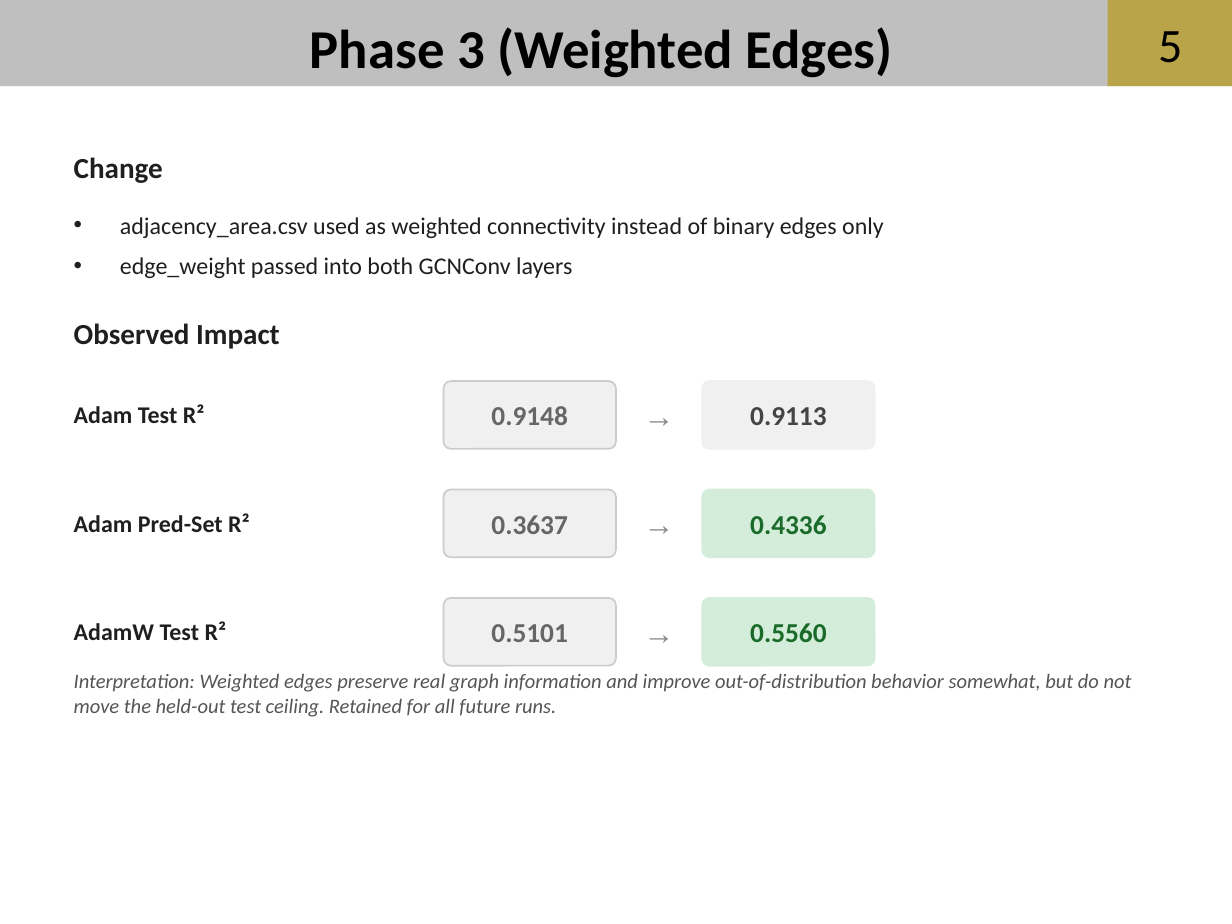
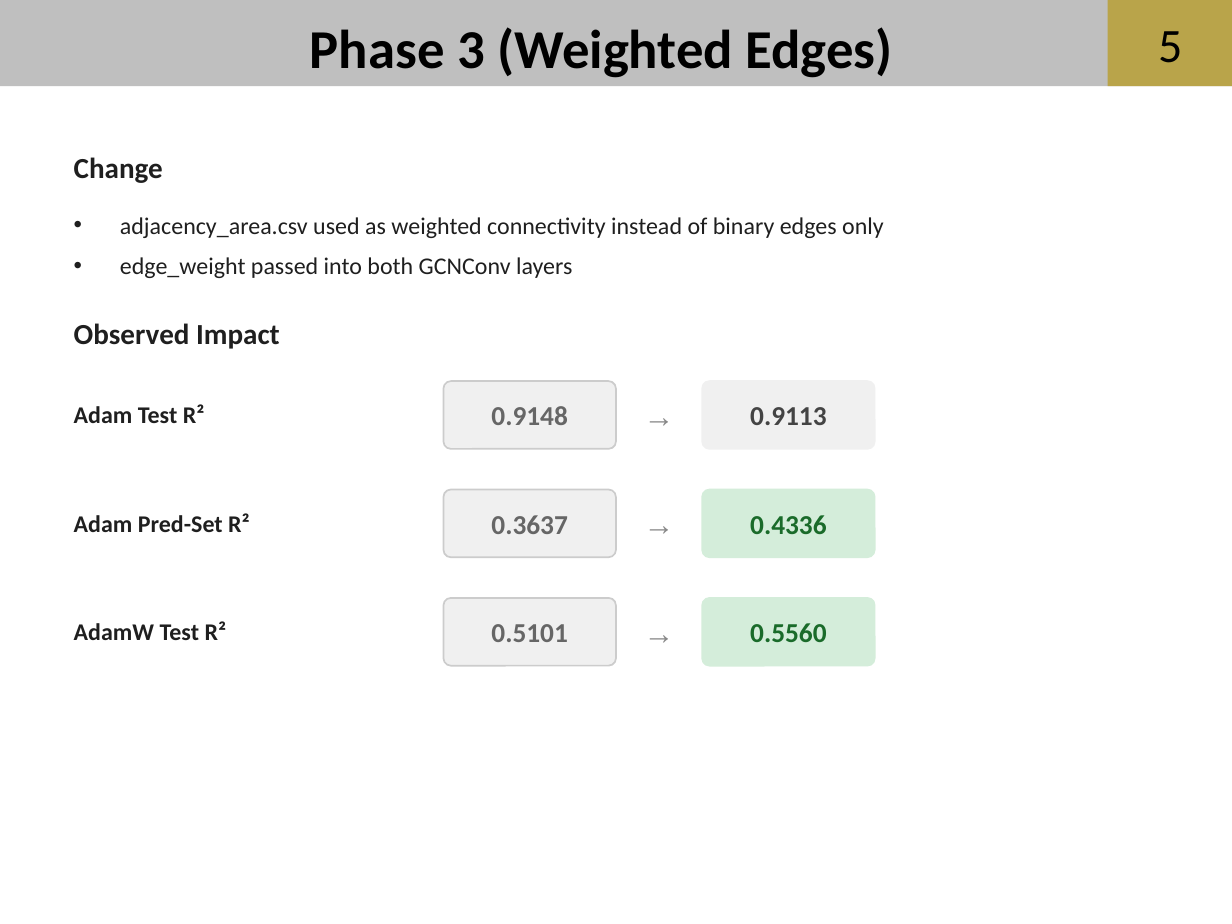
Before and after one commit to aadams2006/NSF-REU-Summer-26, a slide deck: slide 5 of docs/reference_materials/powerpoints/6-30 REU.pptx. Drawn at 1232x924 pixels with LibreOffice and Linux fonts; fonts in the diff are those of the drawing; background and template pictures are left out. Boxes give left, top, right and bottom in pixels: in the first picture for what was removed or moved away, otherwise in the second. Text is boxed around its words. In the diff, an @@ line names an element or a change of style, - is before the commit and + after.

Commit message:
slides updated

```diff
--- a/docs/reference_materials/powerpoints/6-30 REU.pptx
+++ b/docs/reference_materials/powerpoints/6-30 REU.pptx
@@ text removed at box(74, 673, 1132, 717) @@
-Interpretation: Weighted edges preserve real graph information and improve out-of-distribution behavior somewhat, but do not move the held-out test ceiling. Retained for all future runs.
```
Also in this commit, not shown: 4 other slides changed.
